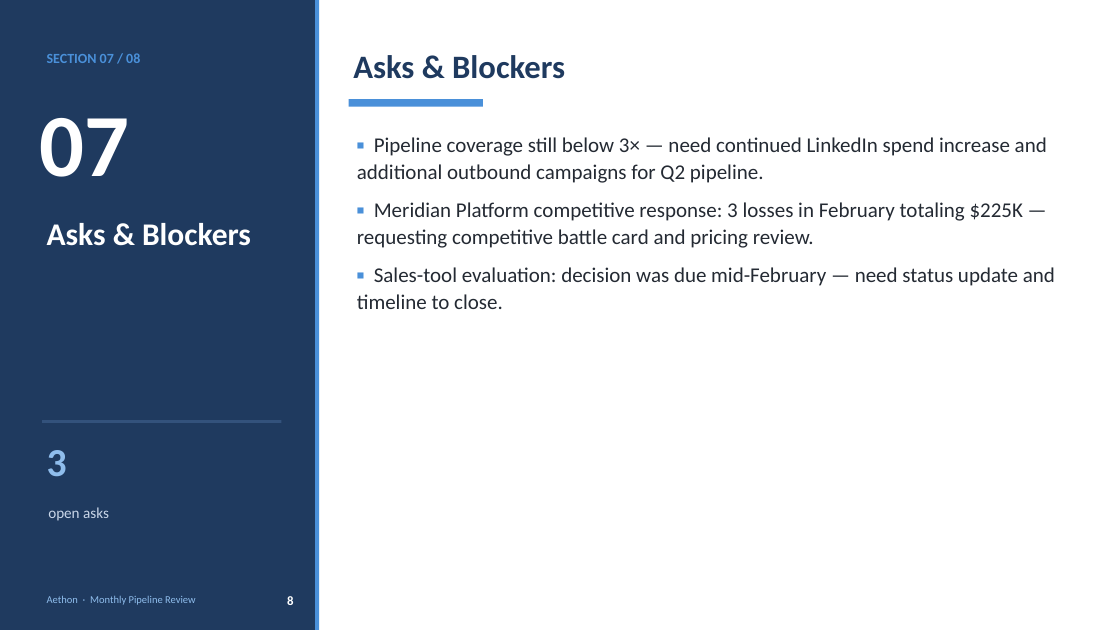
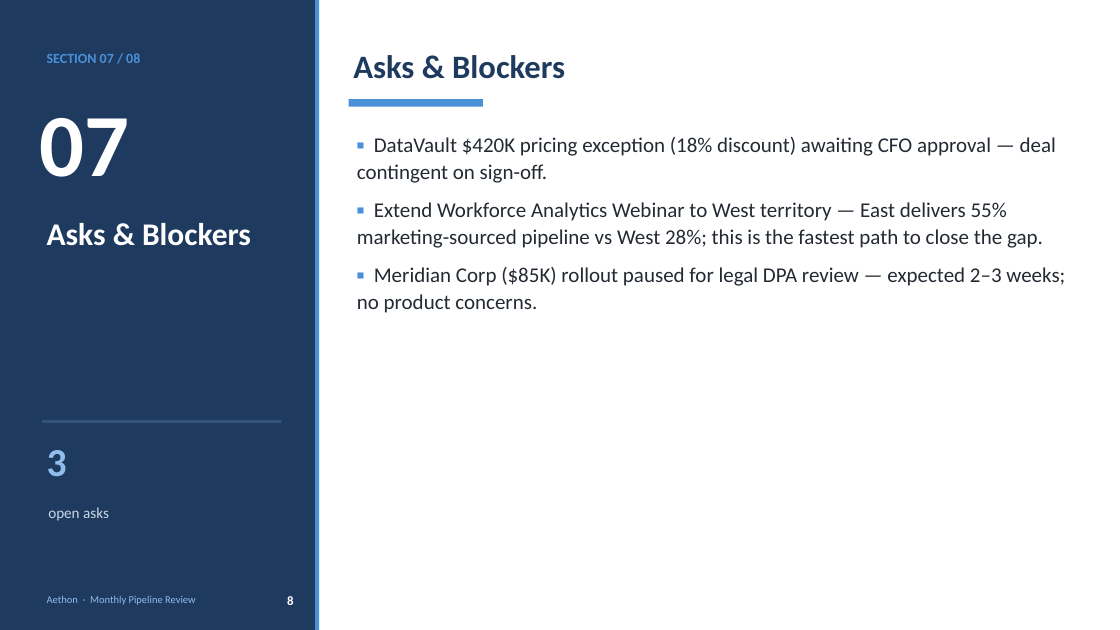
Before and after one commit to souravpoddar001/project-aethon-eval, a slide deck: slide 8 of Aethon04_PipelineReview_Mar10_2026.pptx. Drawn at 1120x630 pixels with LibreOffice and Linux fonts; fonts in the diff are those of the drawing. Boxes give left, top, right and bottom in pixels: in the first picture for what was removed or moved away, otherwise in the second. Text is boxed around its words. In the diff, an @@ line names an element or a change of style, - is before the commit and + after.

```diff
--- a/Aethon04_PipelineReview_Mar10_2026.pptx
+++ b/Aethon04_PipelineReview_Mar10_2026.pptx
@@ text at [357,137,1065,313]: text changed @@
-▪ Pipeline coverage still below 3× — need continued LinkedIn spend increase and additional outbound campaigns for Q2 pipeline.
-▪ Meridian Platform competitive response: 3 losses in February totaling $225K — requesting competitive battle card and pricing review.
-▪ Sales-tool evaluation: decision was due mid-February — need status update and timeline to close.
+▪ DataVault $420K pricing exception (18% discount) awaiting CFO approval — deal contingent on sign-off.
+▪ Extend Workforce Analytics Webinar to West territory — East delivers 55% marketing-sourced pipeline vs West 28%; this is the fastest path to close the gap.
+▪ Meridian Corp ($85K) rollout paused for legal DPA review — expected 2–3 weeks; no product concerns.
```
Also in this commit, not shown: 6 other slides changed, 1 other file.
